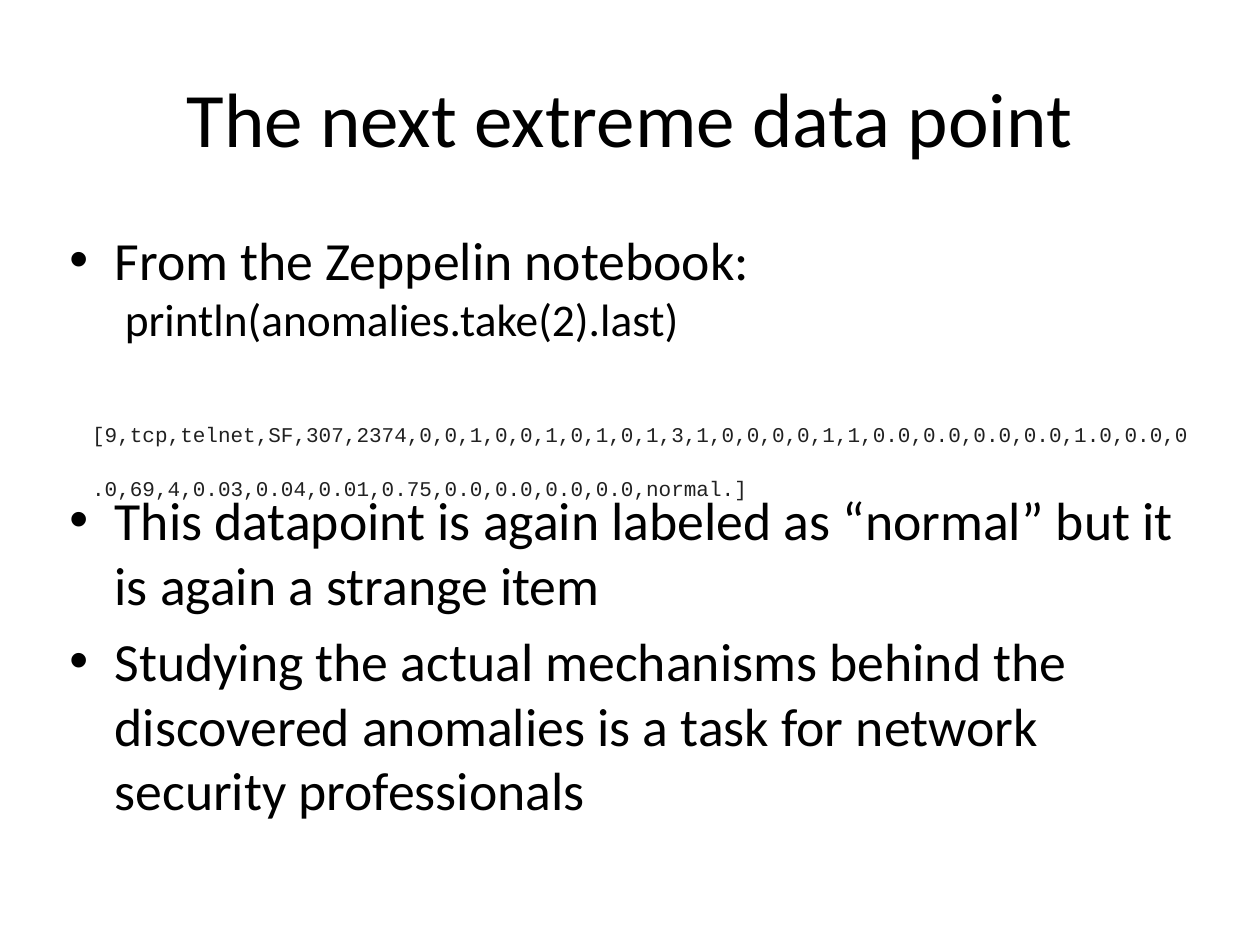
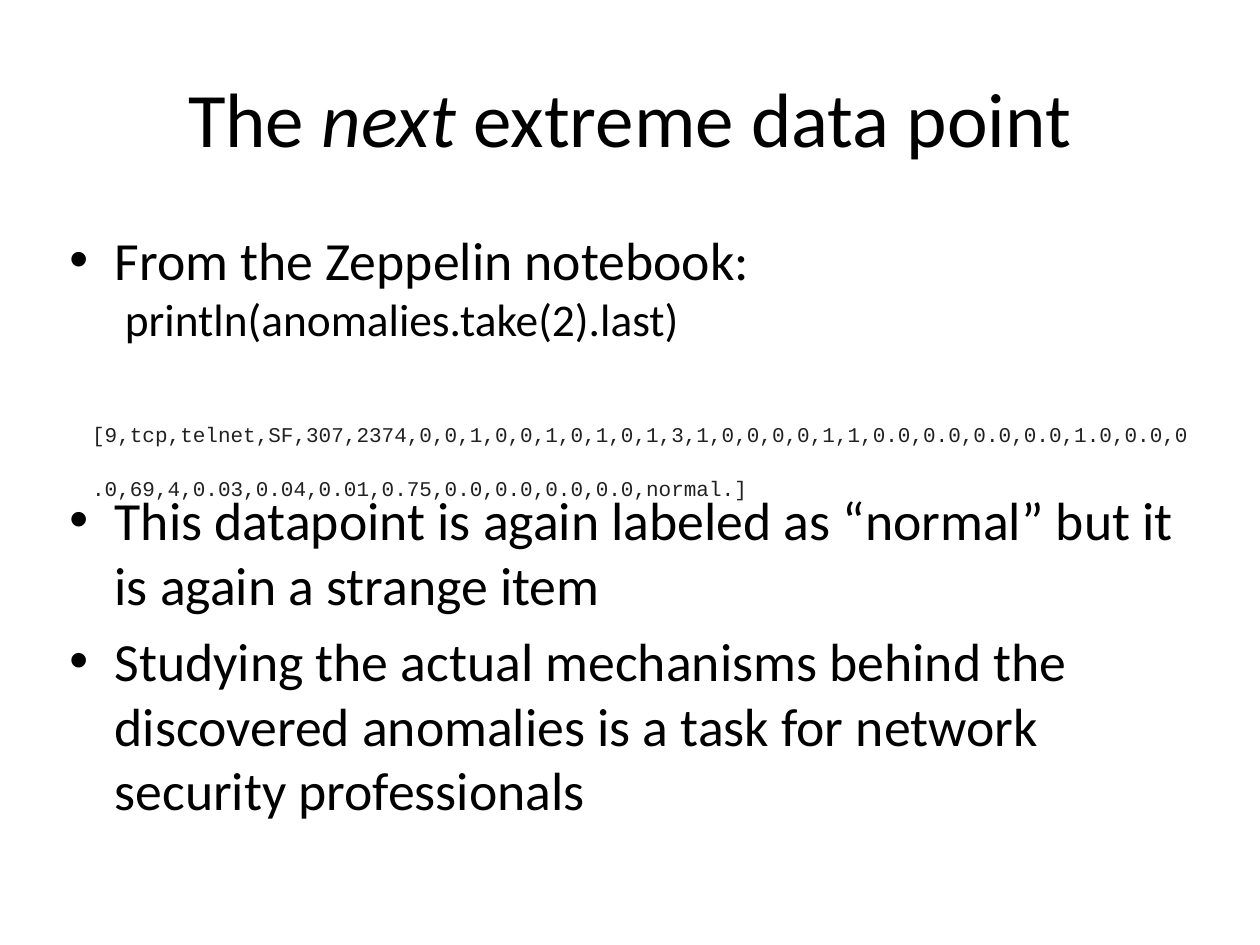
Before and after one commit to kic-markon/ITU_MSc_AM4, a slide deck: slide 19 of powerpoints/ITU Academy Slides AM4-12.pptx (slide 18 before the commit). Drawn at 1260x945 pixels with LibreOffice and Linux fonts; fonts in the diff are those of the drawing; background and template pictures are left out. Boxes give left, top, right and bottom in pixels: in the first picture for what was removed or moved away, otherwise in the second. Text is boxed around its words. In the diff, an @@ line names an element or a change of style, - is before the commit and + after.

```diff
--- a/powerpoints/ITU Academy Slides AM4-12.pptx
+++ b/powerpoints/ITU Academy Slides AM4-12.pptx
@@ title "The next extreme data point" at bbox=[188, 93, 1071, 160]: italic on in "next" @@
```
Also in this commit, not shown: 5 other slides changed, 2 slides added, 5 other files.
